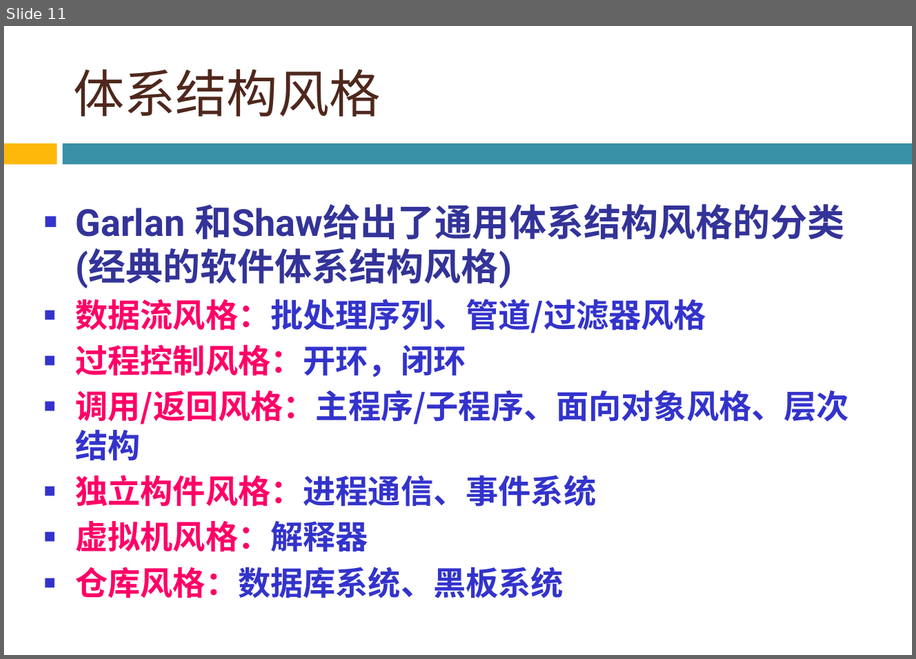
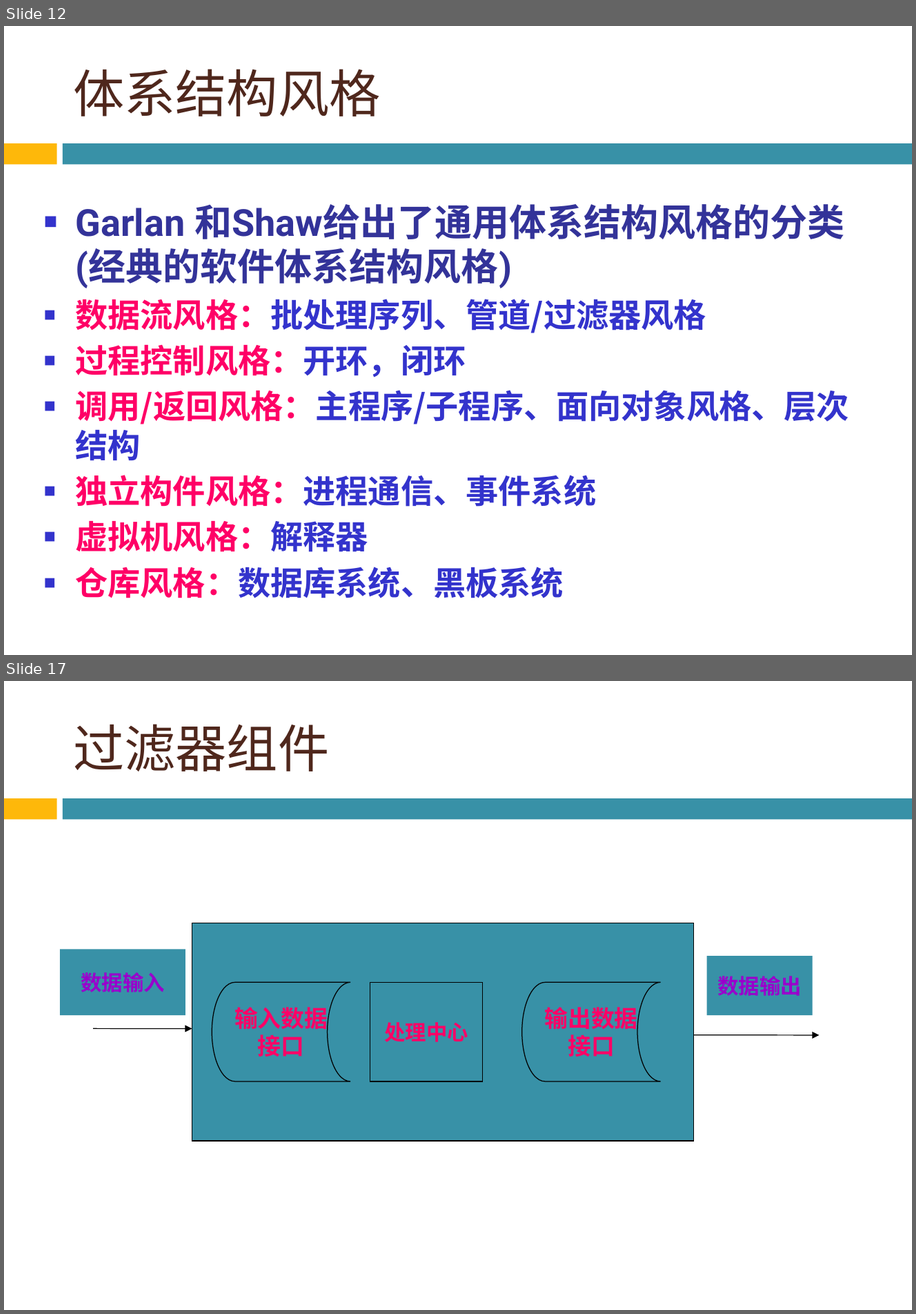
Before and after one commit to bonkboykz/jz81.github.io, a slide deck: course/smt/LectureNotes/(Spring2016)Lecture4.pptx. Shown one above the other, each under a label of ours: slide 11 before the commit, slides 12 and 17 after it; the slides between them are not shown. The pictures are 916x659 and 916x1314 pixels, drawn with LibreOffice and Linux fonts; fonts in the diff are those of the drawing; background and template pictures are left out. Boxes give left, top, right and bottom in pixels: in the first picture for what was removed or moved away, otherwise in the second. Text is boxed around its words. In the diff, an @@ line names an element or a change of style, - is before the commit and + after.

```diff
--- a/course/smt/LectureNotes/(Spring2016)Lecture4.pptx
+++ b/course/smt/LectureNotes/(Spring2016)Lecture4.pptx
@@ slide 17 added at [4, 681, 912, 1310], background picture (left out); not listed: 2 template elements that a slide beside it also shows @@
@@ title added at [73, 724, 329, 771], 44 pt, text #4F271C @@
+过滤器组件
@@ rectangle added at [192, 922, 694, 1141], fill #3891A7, outline #000000 0.75 pt @@
@@ rectangle added at [60, 949, 186, 1016], fill #3891A7, 18 pt, text #9900CC, bold @@
+数据输入
@@ rectangle added at [708, 956, 813, 1016], fill #3891A7, 18 pt, text #9900CC, bold @@
+数据输出
@@ flow chart online storage added at [212, 982, 350, 1081], fill #3891A7, outline #000000 0.75 pt, 20 pt, text #FF0066, bold @@
+输入数据
+接口
@@ rectangle added at [370, 982, 483, 1081], fill #3891A7, outline #000000 0.75 pt, 18 pt, text #FF0066, bold @@
+处理中心
@@ flow chart online storage added at [522, 982, 660, 1081], fill #3891A7, outline #000000 0.75 pt, 20 pt, text #FF0066, bold @@
+输出数据
+接口
@@ arrow added from (93, 1028) to (192, 1028), #000000 0.75 pt @@
@@ arrow added from (694, 1035) to (820, 1035), #000000 0.75 pt @@
@@ what was slide 11 is now slide 12 @@
```
Also in this commit, not shown: 1 slide changed, 75 other slides added, 1 slide removed.
